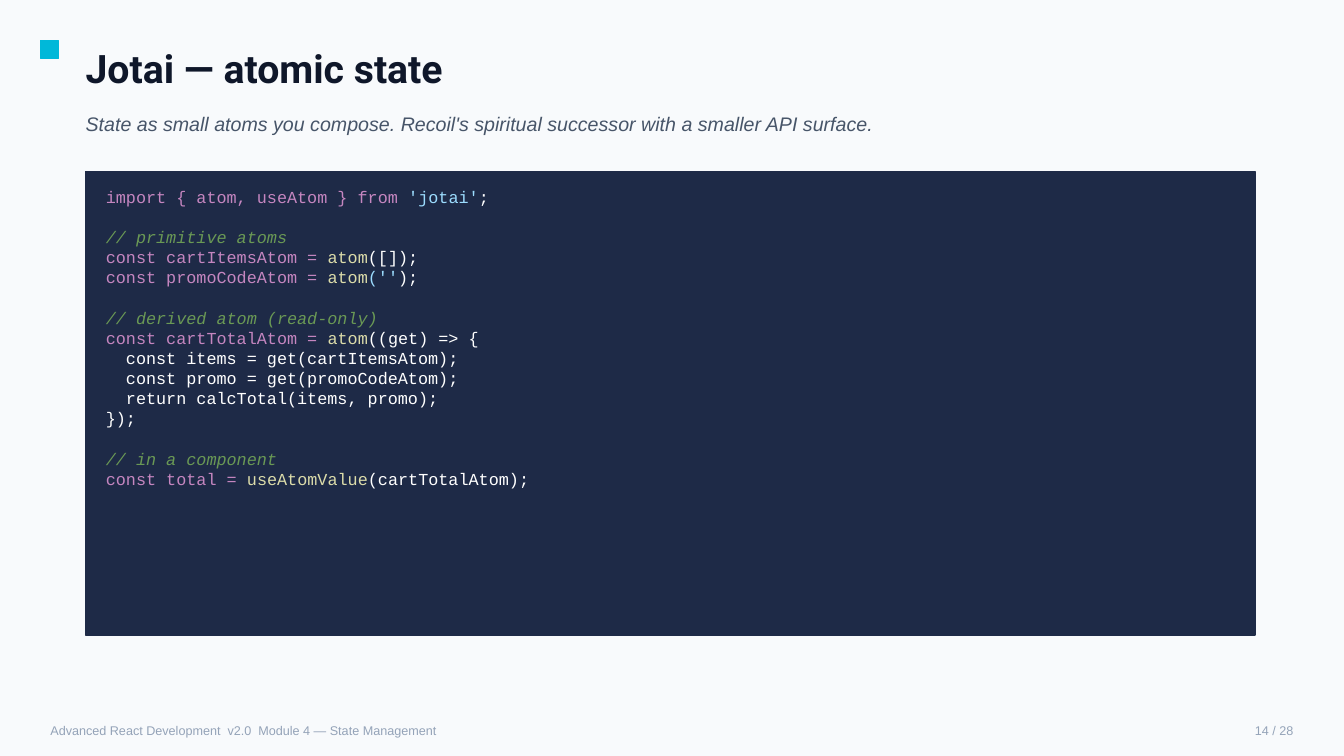
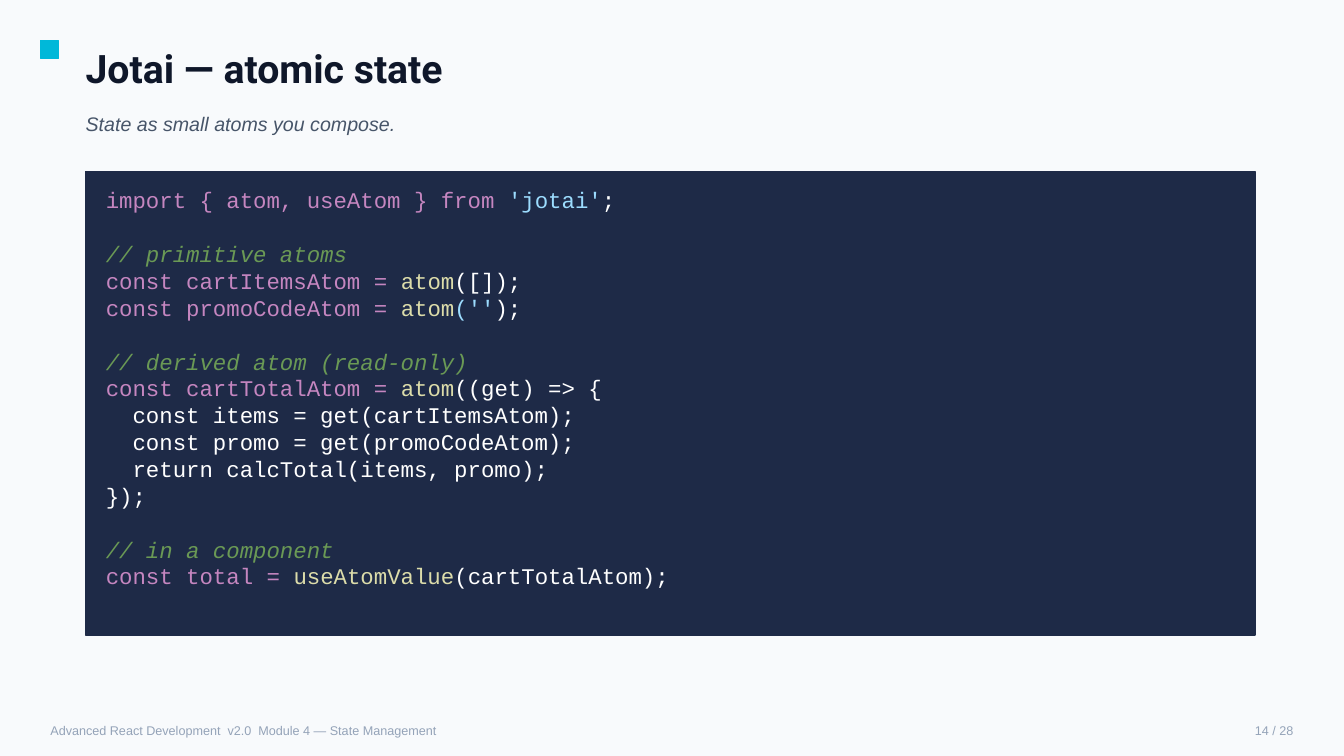
Before and after one commit to chrisminnick/advanced-react-19, a slide deck: slide 105 of instructor/advanced_react_v2.pptx. Drawn at 1344x756 pixels with LibreOffice and Linux fonts; fonts in the diff are those of the drawing. Boxes give left, top, right and bottom in pixels: in the first picture for what was removed or moved away, otherwise in the second. Text is boxed around its words. In the diff, an @@ line names an element or a change of style, - is before the commit and + after.

```diff
--- a/instructor/advanced_react_v2.pptx
+++ b/instructor/advanced_react_v2.pptx
@@ text at bbox=[86, 117, 395, 135]: text changed @@
-State as small atoms you compose. Recoil's spiritual successor with a smaller API surface.
+State as small atoms you compose.
@@ text "import { atom, useAtom } ..." at bbox=[106, 192, 669, 589]: size 12 to 16 pt @@
```
Also in this commit, not shown: 72 other slides changed, 6 other files.
